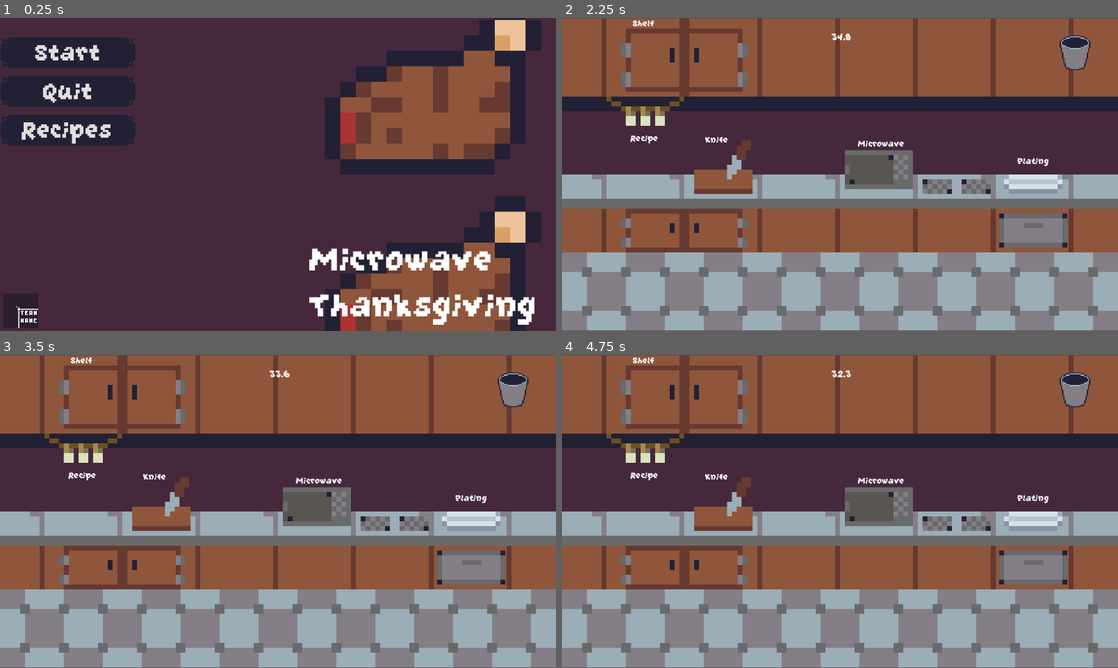
Above: before the commit, frames 1-4 (two rows, left to right).
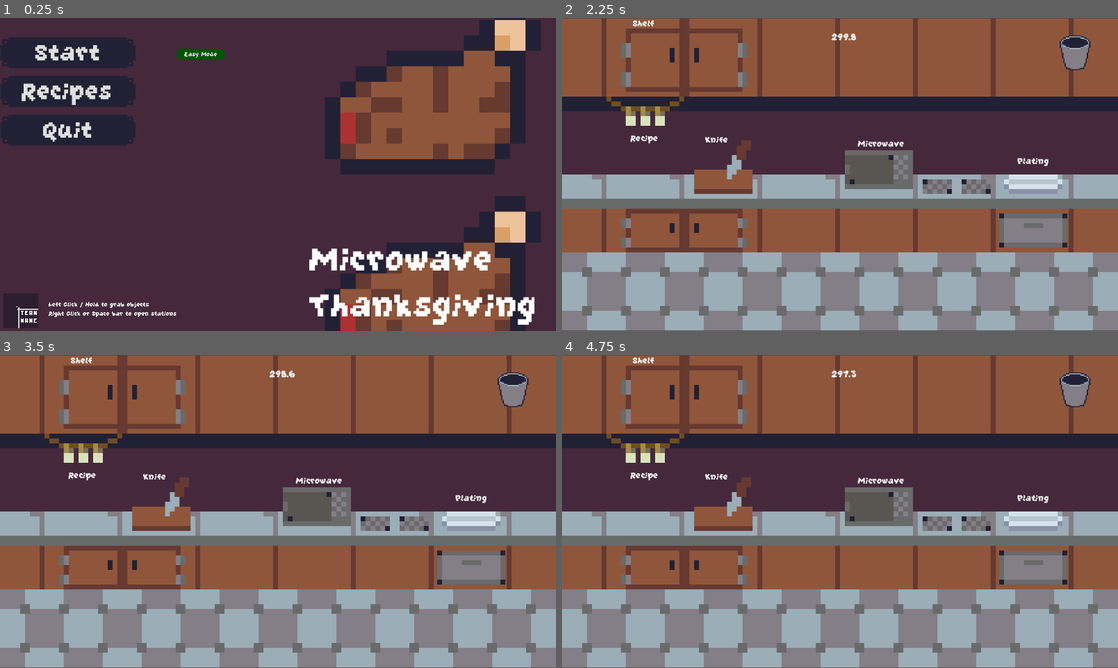
Above: after the commit, the same moments.

Repository: Sastingus/Team-name-GMTK-2026
Game: Godot game, scene res://scenes/worlds/main_menu.tscn
The game is run twice, just before and just after one commit, with the same random seed, the same clock (stepped at 60 frames per second) and the same inputs.
Inputs (mouse positions are in pixels of both pictures, inside the frame that each line leads up to):
- Up to frame 1 (0.25 s): no input
- Up to frame 2 (2.25 s): click "Recipes" at 0.5 s; click "Back to main menu" at 1.25 s; click "Start" at 2 s
- Up to frame 3 (3.5 s): tap Enter at 2.75 s; move the mouse to (400, 495) at 2.77 s; right-click (400, 495) at 2.85 s; click (400, 495) at 3.05 s
- Up to frame 4 (4.75 s): move the mouse to (728, 527) at 3.52 s; click (728, 527) at 3.6 s; right-click (728, 527) at 3.8 s; move the mouse to (1029, 630) at 4.27 s; right-click (1029, 630) at 4.35 s; click (1029, 630) at 4.55 s

The runs differ from the first frame. In frame 1, 1.7% of the frame differs, in the area x 3-41%, y 9-96%; in frame 2, less than 0.1%; in frame 3, less than 0.1%; in frame 4, less than 0.1%.

Commit message:
hard mode

Diff:
--- a/assets/button_theme.tres
+++ b/assets/button_theme.tres
@@ -11,9 +11,6 @@
 texture = ExtResource("1_lbl2b")
 modulate_color = Color(0.7274283, 0.7274284, 0.7274283, 1)
 
-[sub_resource type="StyleBoxTexture" id="StyleBoxTexture_gft63"]
-texture = ExtResource("1_lbl2b")
-
 [sub_resource type="StyleBoxTexture" id="StyleBoxTexture_o40nt"]
 texture = ExtResource("1_lbl2b")
 modulate_color = Color(0.48178947, 0.48178947, 0.48178947, 1)
@@ -22,5 +19,5 @@
 Button/styles/disabled = SubResource("StyleBoxTexture_pfs1t")
 Button/styles/focus = SubResource("StyleBoxEmpty_1gpru")
 Button/styles/hover = SubResource("StyleBoxTexture_xy320")
-Button/styles/normal = SubResource("StyleBoxTexture_gft63")
+Button/styles/normal = SubResource("StyleBoxTexture_pfs1t")
 Button/styles/pressed = SubResource("StyleBoxTexture_o40nt")
--- a/autoload/globals.gd
+++ b/autoload/globals.gd
@@ -12,7 +12,7 @@
 
 var in_game := false
 var game_timer := 0.0
-const GAME_TIME = 35
+var GAME_TIME = 300
 
 var current_station : Stations = Stations.KITCHEN
 
--- a/scenes/ingredients/infinite_source/infinite_source.gd
+++ b/scenes/ingredients/infinite_source/infinite_source.gd
@@ -2,7 +2,6 @@
 class_name InfiniteSource
 
 @export var spawned_item : PackedScene
-var last_spawned_item = null
 
 var hovering := false
 
@@ -23,6 +22,3 @@
 			new_item.get_node("GrabComponent").grabbing = true
 		else:
 			new_item.global_position = get_global_mouse_position()
-		if last_spawned_item != null:
-			last_spawned_item.queue_free()
-		last_spawned_item = new_item
--- a/scenes/tools/crust/crust.tscn
+++ b/scenes/tools/crust/crust.tscn
@@ -4,6 +4,7 @@
 [ext_resource type="PackedScene" uid="uid://blipp3kyphxgt" path="res://scenes/ingredients/pumpkin_pie/raw_pumpkin_pie.tscn" id="2_ibsq7"]
 [ext_resource type="Texture2D" uid="uid://gp6qoftw6ith" path="res://assets/Sprite-0008.png" id="2_uopgt"]
 [ext_resource type="Script" uid="uid://dx8leo388mpyq" path="res://scenes/components/grab_component.gd" id="3_ibsq7"]
+[ext_resource type="Script" uid="uid://cq4cjkdh2qudr" path="res://scenes/components/ingredient_component.gd" id="5_eewq7"]
 
 [sub_resource type="CapsuleShape2D" id="CapsuleShape2D_1gpru"]
 radius = 21.0
@@ -54,4 +55,21 @@
 rotation = 1.5707964
 shape = SubResource("CapsuleShape2D_330u6")
 
+[node name="Ingredient_Component" type="Node" parent="." unique_id=783601708 node_paths=PackedStringArray("parent", "label", "grab_component")]
+script = ExtResource("5_eewq7")
+parent = NodePath("..")
+label = NodePath("../Label")
+item_name = "Empty Crust"
+grab_component = NodePath("../GrabComponent")
+metadata/_custom_type_script = "uid://cq4cjkdh2qudr"
+
+[node name="Label" type="Label" parent="." unique_id=1030593737]
+top_level = true
+offset_left = -61.0
+offset_top = -112.0
+offset_right = 66.0
+offset_bottom = -26.0
+horizontal_alignment = 1
+vertical_alignment = 1
+
 [connection signal="body_entered" from="." to="." method="_on_body_entered"]
--- a/scenes/worlds/main_menu.gd
+++ b/scenes/worlds/main_menu.gd
@@ -1,6 +1,7 @@
 extends Node2D
 
 @onready var recipe_station: Station = $RecipeStation
+@onready var hard_mode_button: Button = $Control/HardModeButton
 
 
 func _on_start_pressed() -> void:
@@ -15,3 +16,15 @@
 
 func back_to_menu():
 	recipe_station.visible = false
+
+
+func _on_hard_mode_button_toggled(toggled_on: bool) -> void:
+	match toggled_on:
+		true:
+			hard_mode_button.text = "Hard Mode"
+			Globals.GAME_TIME = 120
+			Globals.game_timer = Globals.GAME_TIME
+		false:
+			hard_mode_button.text = "Easy Mode"
+			Globals.GAME_TIME = 300
+			Globals.game_timer = Globals.GAME_TIME
--- a/scenes/worlds/main_menu.tscn
+++ b/scenes/worlds/main_menu.tscn
@@ -8,9 +8,20 @@
 [ext_resource type="AudioStream" uid="uid://beec1sm6jcqn0" path="res://assets/music/MenuA.mp3" id="6_oa4j6"]
 [ext_resource type="PackedScene" uid="uid://dvnngx1t1ppdt" path="res://scenes/stations/station.tscn" id="7_saku1"]
 [ext_resource type="PackedScene" uid="uid://c0p77y6hukof" path="res://scenes/tools/recipe_card/recipe_card.tscn" id="8_byytg"]
+[ext_resource type="Texture2D" uid="uid://cah3ar0eyk82r" path="res://assets/Sprite-0013.png" id="10_58tgc"]
 
 [sub_resource type="Theme" id="Theme_1b5k1"]
 default_font = ExtResource("3_v0ctj")
+
+[sub_resource type="StyleBoxTexture" id="StyleBoxTexture_07jyi"]
+texture = ExtResource("10_58tgc")
+modulate_color = Color(0, 2.6569753, 0, 1)
+
+[sub_resource type="StyleBoxTexture" id="StyleBoxTexture_h7jlo"]
+texture = ExtResource("10_58tgc")
+modulate_color = Color(0.6273014, 3.128499e-07, 0.26739392, 1)
+
+[sub_resource type="StyleBoxEmpty" id="StyleBoxEmpty_1gpru"]
 
 [sub_resource type="Animation" id="Animation_wbiwk"]
 length = 0.001
@@ -121,15 +132,15 @@
 theme = ExtResource("3_jixok")
 text = "Start"
 
+[node name="Recipes" type="Button" parent="Control/VBoxContainer" unique_id=145994486]
+layout_mode = 2
+theme = ExtResource("3_jixok")
+text = "Recipes"
+
 [node name="Quit" type="Button" parent="Control/VBoxContainer" unique_id=542034038]
 layout_mode = 2
 theme = ExtResource("3_jixok")
 text = "Quit"
-
-[node name="Recipes" type="Button" parent="Control/VBoxContainer" unique_id=145994486]
-layout_mode = 2
-theme = ExtResource("3_jixok")
-text = "Recipes"
 
 [node name="Label" type="Label" parent="Control" unique_id=1887727985]
 z_index = 1
@@ -143,6 +154,19 @@
 Thanksgiving"
 autowrap_trim_flags = 128
 
+[node name="HardModeButton" type="Button" parent="Control" unique_id=76712275]
+layout_mode = 0
+offset_left = 366.0
+offset_top = -208.0
+offset_right = 465.0
+offset_bottom = -186.0
+theme_override_styles/normal = SubResource("StyleBoxTexture_07jyi")
+theme_override_styles/pressed = SubResource("StyleBoxTexture_h7jlo")
+theme_override_styles/hover = SubResource("StyleBoxTexture_07jyi")
+theme_override_styles/focus = SubResource("StyleBoxEmpty_1gpru")
+toggle_mode = true
+text = "Easy Mode"
+
 [node name="AnimationPlayer" type="AnimationPlayer" parent="." unique_id=1768084442]
 root_node = NodePath("AnimatedSprite2D")
 libraries/ = SubResource("AnimationLibrary_v0ctj")
@@ -268,9 +292,18 @@
 theme = ExtResource("3_jixok")
 text = "Back to main menu"
 
+[node name="Label" type="Label" parent="." unique_id=918838441]
+offset_left = 100.0
+offset_top = 585.0
+offset_right = 365.0
+offset_bottom = 658.0
+text = "Left Click / Hold to grab objects
+Right Click or Space bar to open stations"
+
 [connection signal="pressed" from="Control/VBoxContainer/Start" to="." method="_on_start_pressed"]
+[connection signal="pressed" from="Control/VBoxContainer/Recipes" to="." method="_on_recipes_pressed"]
 [connection signal="pressed" from="Control/VBoxContainer/Quit" to="." method="_on_quit_pressed"]
-[connection signal="pressed" from="Control/VBoxContainer/Recipes" to="." method="_on_recipes_pressed"]
+[connection signal="toggled" from="Control/HardModeButton" to="." method="_on_hard_mode_button_toggled"]
 [connection signal="pressed" from="RecipeStation/NextButton" to="RecipeStation/TurkeyRecipeCard2" method="next_recipe"]
 [connection signal="pressed" from="RecipeStation/BackButton" to="RecipeStation/TurkeyRecipeCard2" method="back_recipe"]
 [connection signal="pressed" from="RecipeStation/Recipes" to="." method="back_to_menu"]
